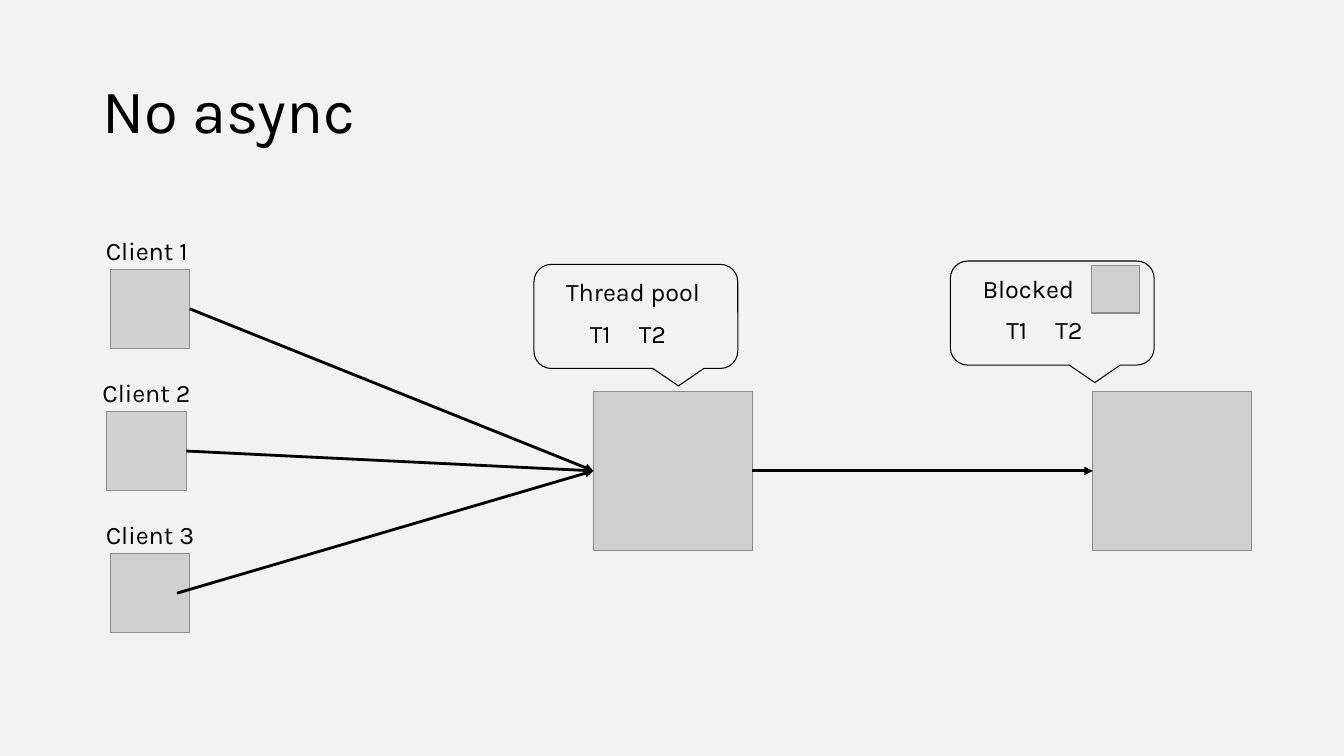
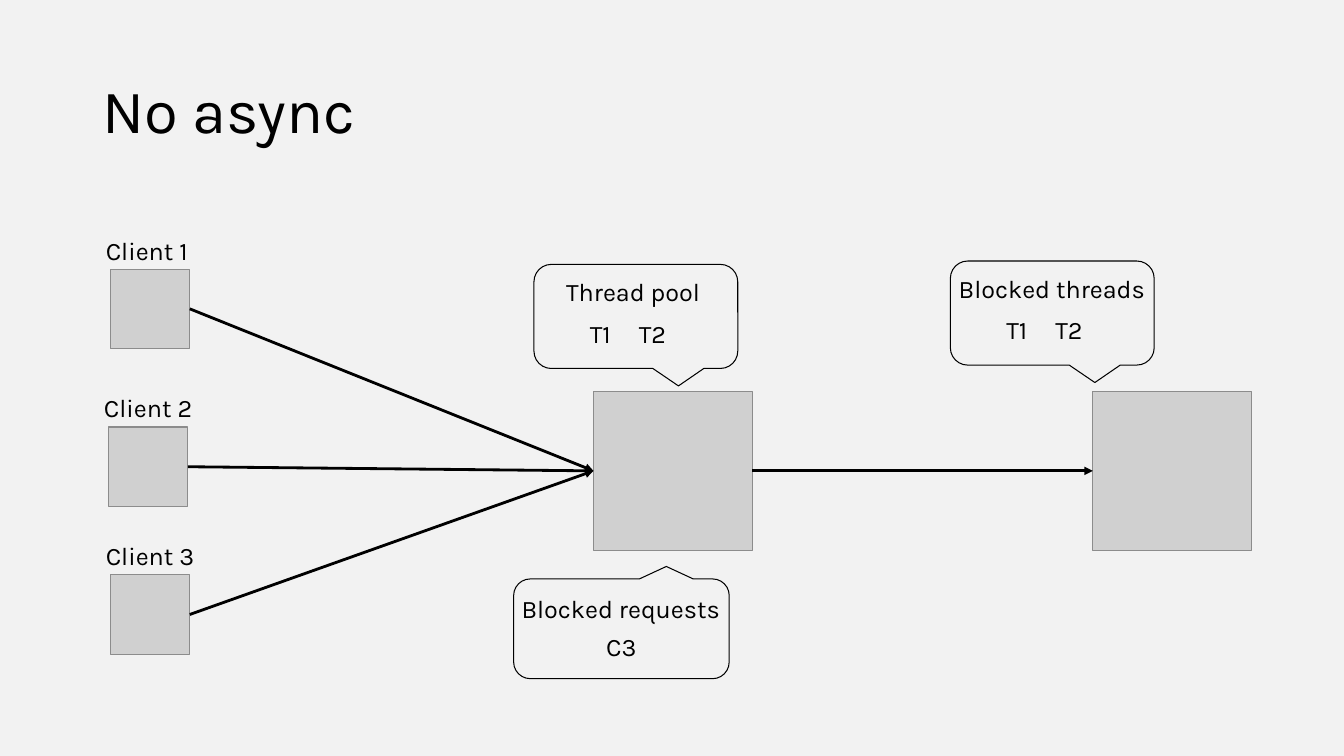
Before and after one commit to joaofbantunes/AsyncAllTheThings, a slide deck: slide 6 of presentation/AsyncAllTheThings.pptx. Drawn at 1344x756 pixels with LibreOffice and Linux fonts; fonts in the diff are those of the drawing; grey boxes stand for pictures. Boxes give left, top, right and bottom in pixels: in the first picture for what was removed or moved away, otherwise in the second. Text is boxed around its words. In the diff, an @@ line names an element or a change of style, - is before the commit and + after.

```diff
--- a/presentation/AsyncAllTheThings.pptx
+++ b/presentation/AsyncAllTheThings.pptx
@@ picture removed at (1092, 265, 1139, 313) @@
@@ text at (959, 280, 1145, 299): text changed @@
-Blocked
+Blocked threads
@@ text "Client 2": place and size @@
-text "Client 2" at (102, 384, 191, 403)
+text "Client 2" at (104, 399, 193, 418)
@@ picture: place and size @@
-picture at (107, 411, 187, 491)
+picture at (109, 427, 189, 507)
@@ arrow moved from (187, 451) - (594, 471) to (189, 467) - (594, 471) @@
@@ arrow moved from (177, 594) - (594, 471) to (190, 615) - (594, 471) @@
@@ text "Client 3": place and size @@
-text "Client 3" at (106, 526, 194, 545)
+text "Client 3" at (106, 547, 194, 566)
@@ picture: place and size @@
-picture at (111, 554, 191, 633)
+picture at (111, 575, 191, 654)
@@ rounded speech box added at (514, 579, 730, 679), outline #000000 0.75 pt @@
@@ text added at (522, 600, 720, 624), 18 pt, text #000000 @@
+Blocked requests
@@ text added at (606, 640, 636, 657), 18 pt, text #000000 @@
+C3
```
